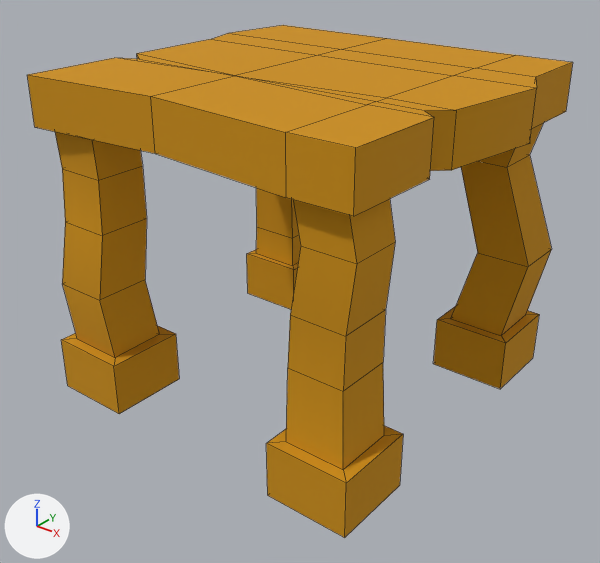
Two versions of the FBX model ArtAssets/Environment/SM_SideTable.fbx, one commit apart.
Before and after are seen from a 50 mm lens placed at (0.685, -0.875, 0.694), pointed at (0.012, -0.034, 0.172). Lighting does not change. The marker at lower left points along +X, +Y and +Z. The picture after the commit comes second. Mesh edges are drawn as thin lines. Where no turn or scale is listed for an object, it has been applied to the vertices.

The older version as bpy lines, for what is in view:
```python
me_mesh = bpy.data.meshes.new('Mesh')
me_mesh.from_pydata(...)  # 160 vertices, 146 faces; spans x -0.273..0.283, y -0.259..0.258, z 0.0..0.468
me_mesh.materials.append(mat_trimsheet)  # orange #ce9000
ob_sm_sidetable = bpy.data.objects.new('SM_SideTable', me_mesh)
ob_sm_sidetable.location = (0.0, 0.0, 0.0)
```
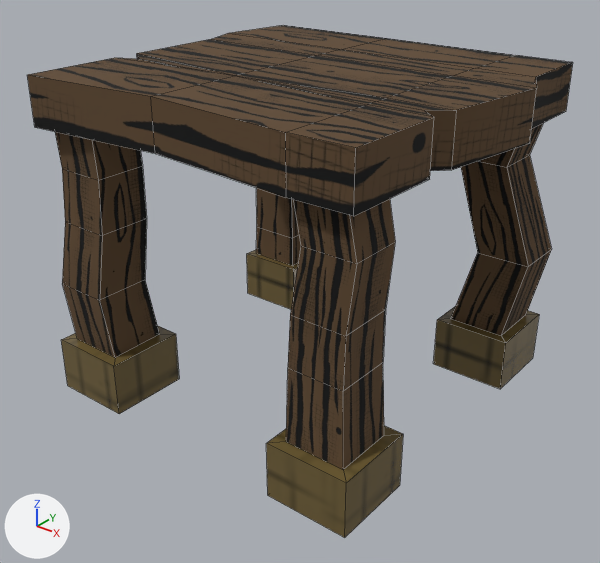
Pixel boxes (x1, y1, x2, y2) of what changed, in the pictures (600 x 563 px):
```json
{"object": "SM_SideTable", "change": "recoloured, surface changed", "before": [27, 25, 573, 538], "after": [27, 25, 573, 538], "on screen": "orange to brown"}
{"part": 1, "of": "me_mesh", "change": "recoloured", "before": [61, 250, 539, 538], "after": [61, 250, 539, 538], "on screen": "orange to brown"}
{"part": 2, "of": "me_mesh", "change": "recoloured", "before": [27, 25, 573, 470], "after": [27, 25, 573, 470], "on screen": "orange to brown"}
{"part": 3, "of": "me_mesh", "change": "surface changed", "before": [27, 25, 573, 538], "after": [27, 25, 573, 538], "on screen": "darker"}
```

Scene script edits in JSON lines:
```json
{"op": "add", "block": "img_t_roomtrimsheet_diffuse_png", "code": ["img_t_roomtrimsheet_diffuse_png = load_image('T_RoomTrimSheet_Diffuse.png', '../Textures/T_RoomTrimSheet_Diffuse.png', 1024, 1024, 'sRGB')"]}
{"op": "add", "block": "img_t_woodtrimsheet_diffuse_png", "code": ["img_t_woodtrimsheet_diffuse_png = load_image('T_WoodTrimSheet_Diffuse.png', '../Textures/T_WoodTrimSheet_Diffuse.png', 1024, 1024, 'sRGB')"]}
{"op": "add", "block": "mat_roomtrimsheet", "code": ["mat_roomtrimsheet = principled_material('RoomTrimSheet')", "mat_roomtrimsheet.texture = img_t_roomtrimsheet_diffuse_png", "mat_roomtrimsheet.roughness = 0.2"]}
{"op": "add", "block": "mat_trimsheet_wood", "code": ["mat_trimsheet_wood = principled_material('TrimSheet_Wood')", "mat_trimsheet_wood.texture = img_t_woodtrimsheet_diffuse_png", "mat_trimsheet_wood.roughness = 1.0"]}
{"block": "me_mesh", "where": "me_mesh.from_pydata(...)  # 160 vertices, 146 faces; spans x -0.273..0.283, y -0.259..0.258, z 0.0..0.468"}
{"block": "me_mesh", "where": "# used by ob_sm_sidetable; location = (0.0, 0.0, 0.0)"}
{"block": "me_mesh", "change": "me_mesh part 1: all 32 faces centred in x -0.259..0.259, y -0.259..0.258, z 0.04..0.08 switch from mat_trimsheet (orange #ce9000) to mat_roomtrimsheet (picture img_t_roomtrimsheet_diffuse_png)"}
{"block": "me_mesh", "change": "me_mesh part 2: all 114 faces centred in x -0.264..0.271, y -0.256..0.256, z 0.104..0.468 switch from mat_trimsheet (orange #ce9000) to mat_trimsheet_wood (picture img_t_woodtrimsheet_diffuse_png)"}
{"block": "me_mesh", "change": "me_mesh part 3: texture (UV) coordinates of 146 of 146 faces, centred in x -0.264..0.271, y -0.259..0.258, z 0.04..0.468, changed; they spanned u 0.0..0.56, v 0.0..0.14 and now span u -0.01..1.45, v 0.24..1.0"}
```
